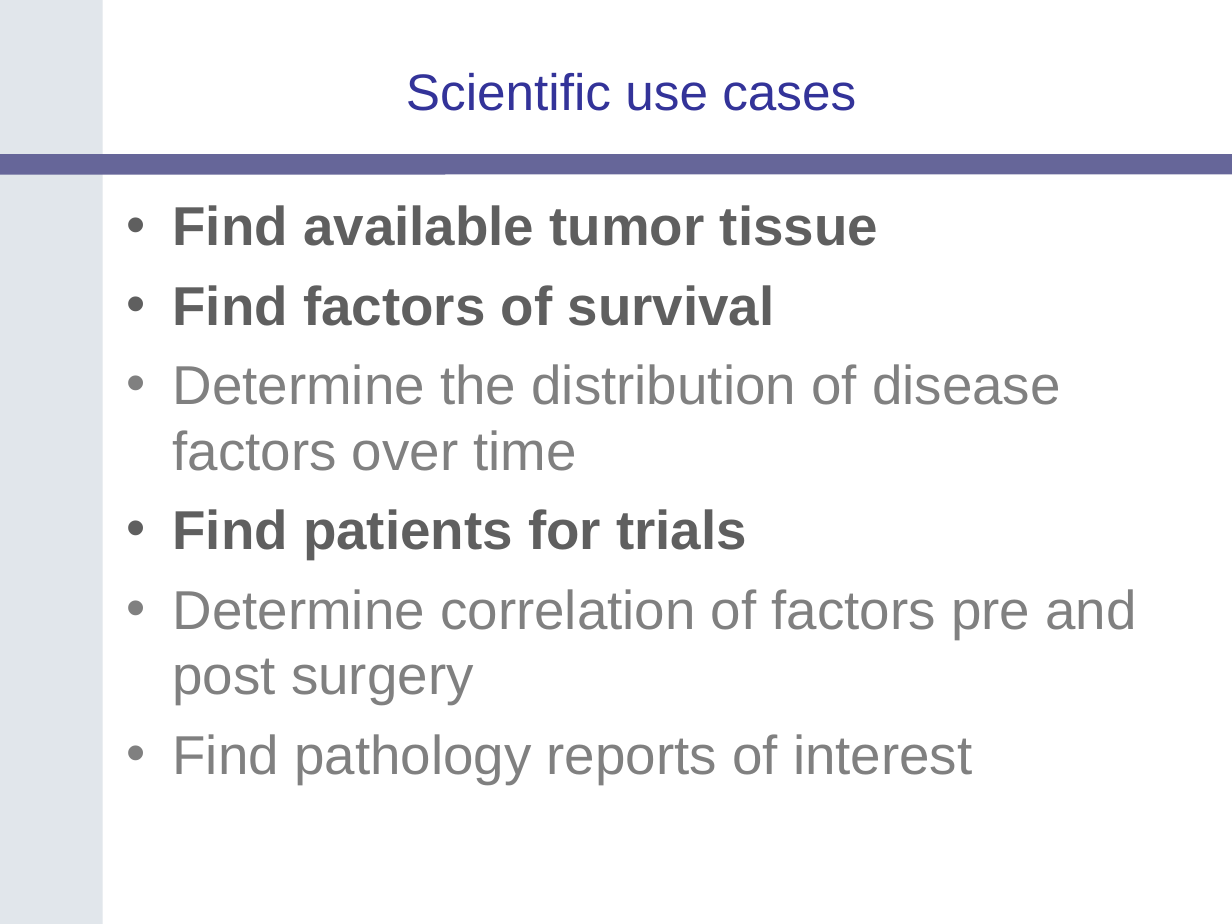
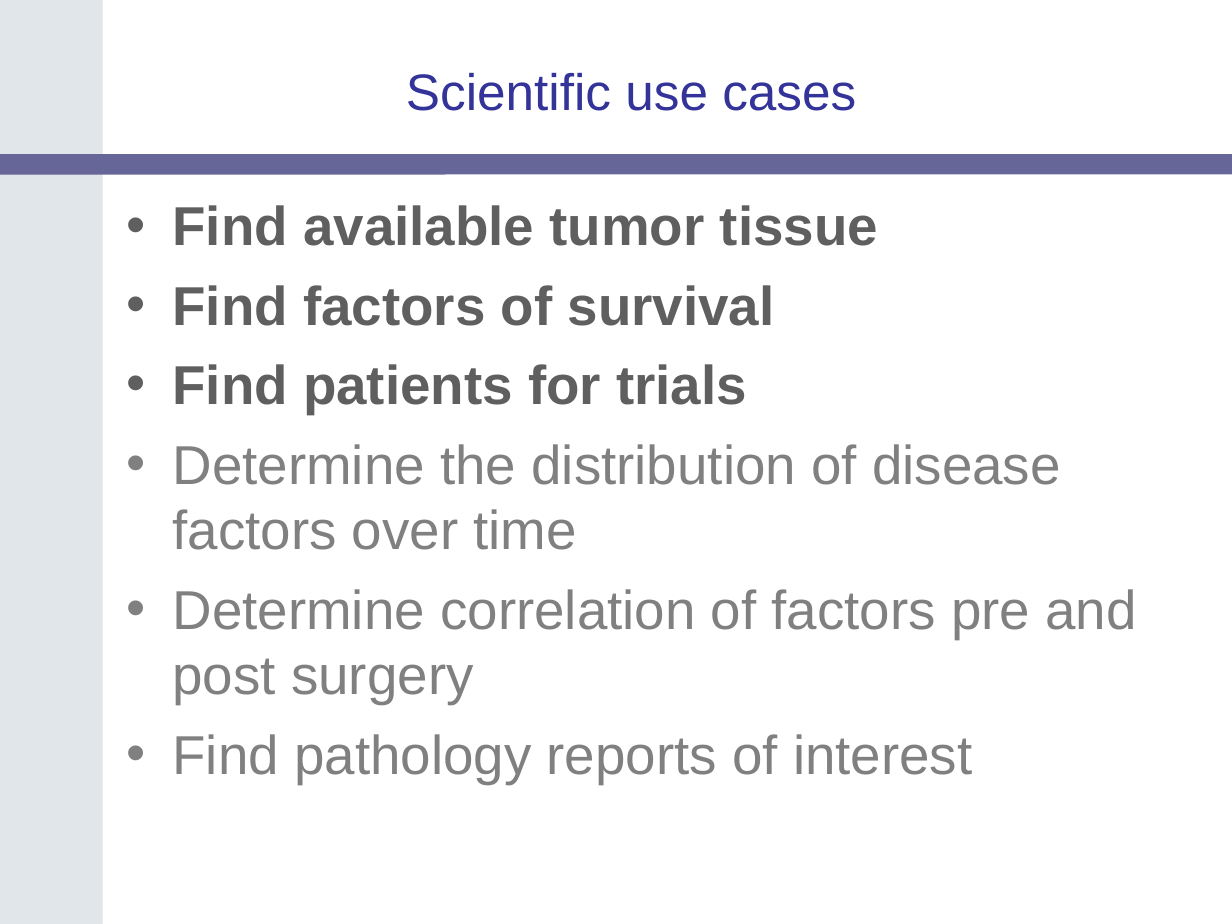
Before and after one commit to NCIP/catrip, a slide deck: slide 11 of catrip/documentation/presentations/catrip_beta_demo_2006_11_01/catrip_demo_2006_11_01.ppt (slide 7 before the commit). Drawn at 1232x924 pixels with LibreOffice and Linux fonts; fonts in the diff are those of the drawing; background and template pictures are left out. Boxes give left, top, right and bottom in pixels: in the first picture for what was removed or moved away, otherwise in the second. Text is boxed around its words. In the diff, an @@ line names an element or a change of style, - is before the commit and + after.

```diff
--- a/catrip/documentation/presentations/catrip_beta_demo_2006_11_01/catrip_demo_2006_11_01.ppt
+++ b/catrip/documentation/presentations/catrip_beta_demo_2006_11_01/catrip_demo_2006_11_01.ppt
@@ text at bbox=[173, 364, 747, 414]: paragraph added @@
+• Find patients for trials
@@ text at bbox=[173, 509, 747, 559]: paragraph removed @@
-• Find patients for trials
```
Also in this commit, not shown: 15 other slides changed, 12 slides added, 2 slides removed.
